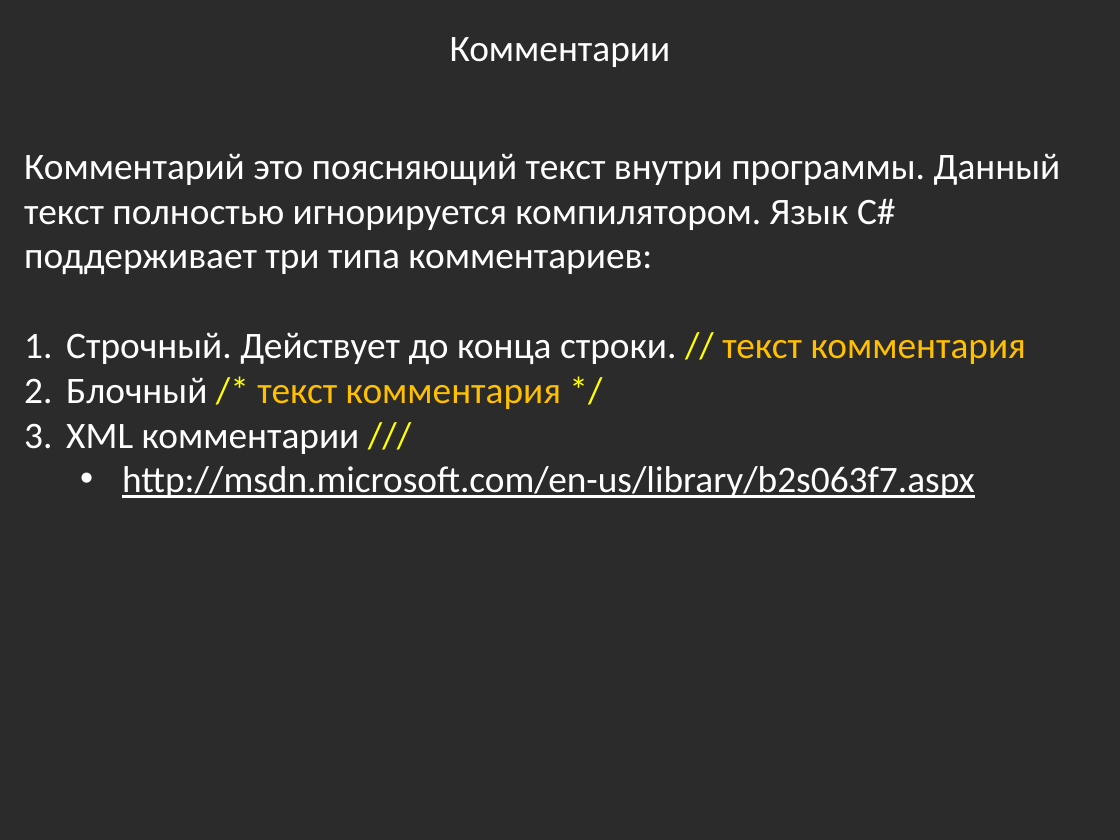
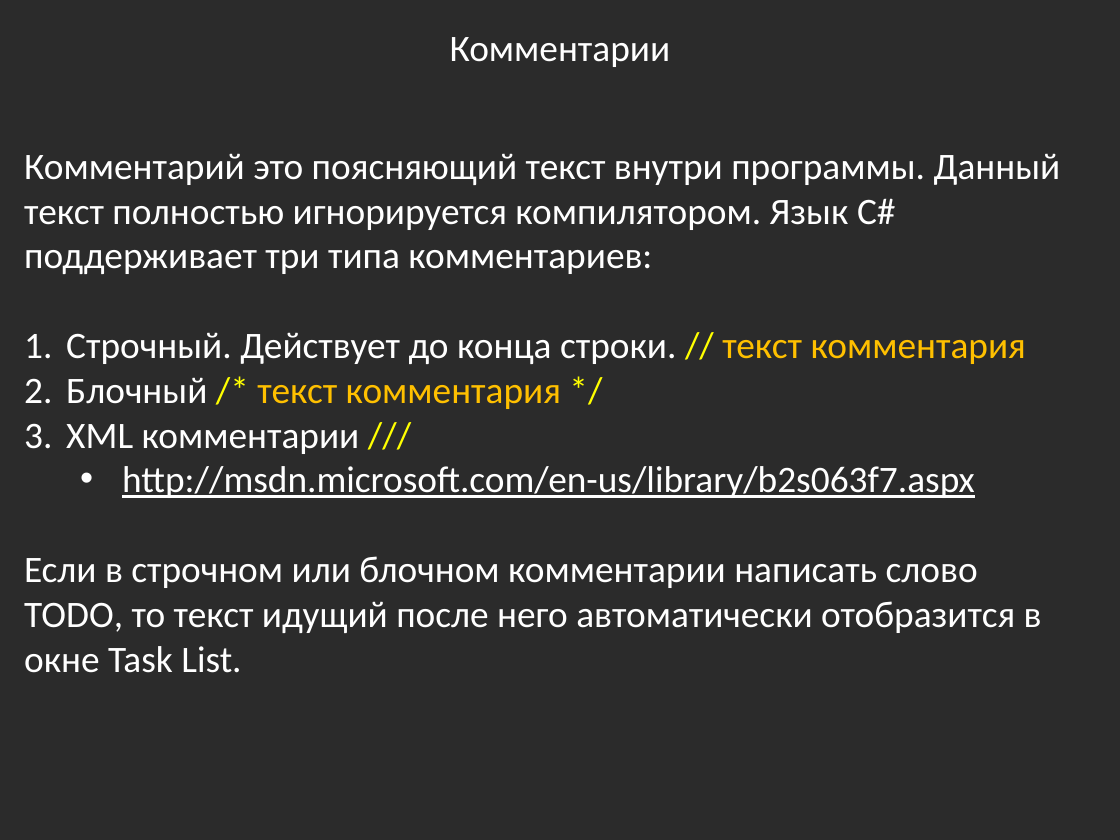
Before and after one commit to bazile/Training, a slide deck: slide 36 of Presentation/lesson-01.pptx. Drawn at 1120x840 pixels with LibreOffice and Linux fonts; fonts in the diff are those of the drawing; background and template pictures are left out; a plain dark background stands for a picture behind light text. Boxes give left, top, right and bottom in pixels: in the first picture for what was removed or moved away, otherwise in the second. Text is boxed around its words. In the diff, an @@ line names an element or a change of style, - is before the commit and + after.

Commit message:
Updated presentations

```diff
--- a/Presentation/lesson-01.pptx
+++ b/Presentation/lesson-01.pptx
@@ text at bbox=[24, 556, 1042, 673]: paragraph added @@
+Если в строчном или блочном комментарии написать слово TODO, то текст идущий после него автоматически отобразится в окне Task List.
```
Also in this commit, not shown: 2 other files.
